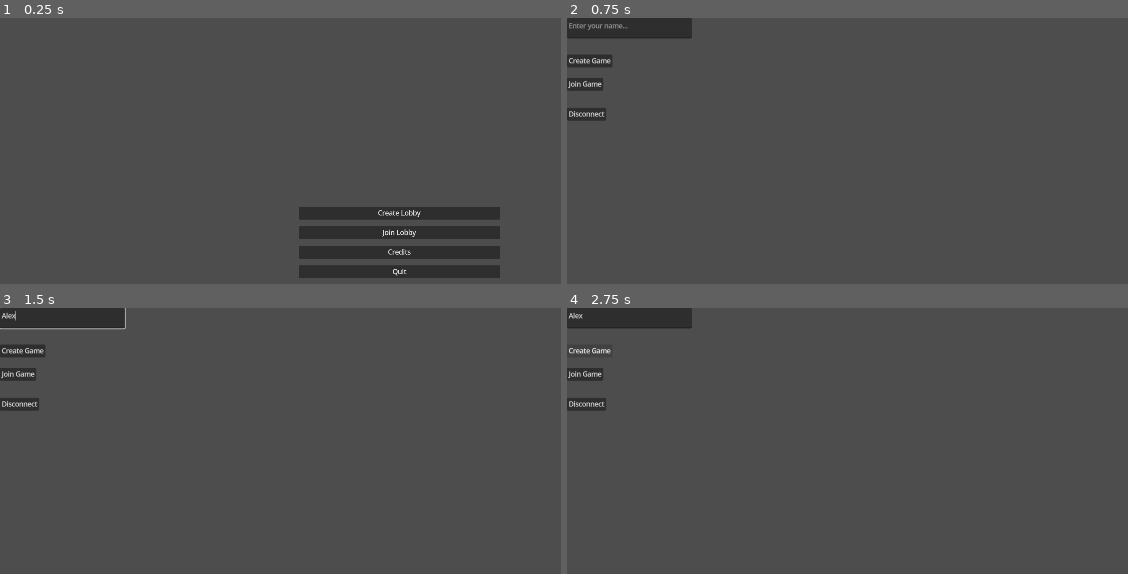
Above: before the commit, frames 1-4 (two rows, left to right).
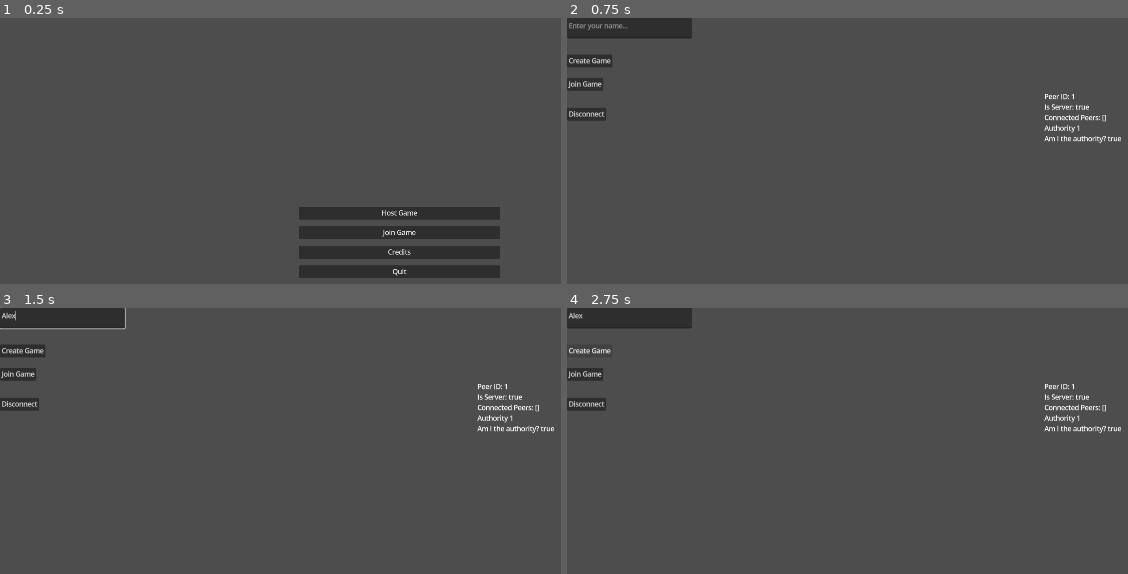
Above: after the commit, the same moments.

Repository: obscurelyme/exo-holdout
Game: Godot game, scene res://scenes/main.tscn
The game is run twice, just before and just after one commit, with the same random seed, the same clock (stepped at 60 frames per second) and the same inputs. The engine's default icon, where the game draws it, is replaced by a stand-in: a white triangle on a blue panel in a dark square.
Inputs (mouse positions are in pixels of both pictures, inside the frame that each line leads up to):
- Up to frame 1 (0.25 s): no input
- Up to frame 2 (0.75 s): click "Create Lobby" (after the commit: "Host Game") at 0.5 s
- Up to frame 3 (1.5 s): click (61, 318) at 1.27 s; type "Alex" at 1.35 s
- Up to frame 4 (2.75 s): click "Create Game" at 2 s

The runs differ from the first frame. In frame 1, 0.2% of the frame differs, in the area x 67-76%, y 72-83%; in frame 2, 0.5%, in the area x 85-99%, y 28-47%; in frame 3, 0.5%; in frame 4, 0.5%.

Commit message:
format

Diff:
--- a/scenes/lobby.tscn
+++ b/scenes/lobby.tscn
@@ -3,6 +3,7 @@
 [ext_resource type="Script" uid="uid://depw51e76qtmd" path="res://scripts/ui/menus/lobby/play_game_passthr.gd" id="1_o1atq"]
 [ext_resource type="Script" uid="uid://dqo11bddvmw7j" path="res://scripts/ui/menus/lobby/player_connected.gd" id="2_5gu6x"]
 [ext_resource type="PackedScene" uid="uid://dfnaetkogcev0" path="res://scenes/ui/lobby/player_name.tscn" id="3_q60fs"]
+[ext_resource type="Script" uid="uid://dvp1eixlhb2jj" path="res://scripts/network/debug/net_debug.gd" id="4_nqcc7"]
 
 [node name="Lobby" type="Control" unique_id=2022957192 node_paths=PackedStringArray("create_game_btn", "join_game_btn", "leave_game_btn", "list", "player_name")]
 layout_mode = 3
@@ -53,3 +54,11 @@
 offset_right = 300.0
 offset_bottom = 49.0
 placeholder_text = "Enter your name..."
+
+[node name="Label" type="Label" parent="." unique_id=517124291]
+layout_mode = 0
+offset_left = 1147.0
+offset_top = 178.0
+offset_right = 1586.0
+offset_bottom = 330.0
+script = ExtResource("4_nqcc7")
--- a/scenes/main.tscn
+++ b/scenes/main.tscn
@@ -35,13 +35,13 @@
 
 [node name="CreateLobby" type="Button" parent="MarginContainer/VBoxContainer" unique_id=127931012]
 layout_mode = 2
-text = "Create Lobby"
+text = "Host Game"
 script = ExtResource("1_jyhfs")
 scene = 1
 
 [node name="JoinLobby" type="Button" parent="MarginContainer/VBoxContainer" unique_id=164982080]
 layout_mode = 2
-text = "Join Lobby"
+text = "Join Game"
 script = ExtResource("1_jyhfs")
 scene = 1
 
--- a/scenes/ui/lobby/player_name.tscn
+++ b/scenes/ui/lobby/player_name.tscn
@@ -1,6 +1,9 @@
 [gd_scene format=3 uid="uid://dfnaetkogcev0"]
+
+[ext_resource type="Script" uid="uid://cf8pfy6dnc03d" path="res://scripts/ui/menus/lobby/net_player_label.gd" id="1_62qsv"]
 
 [node name="PlayerName" type="Label" unique_id=1853576026]
 offset_right = 102.0
 offset_bottom = 22.333334
 text = "Player_Name"
+script = ExtResource("1_62qsv")
--- a/scripts/attributes/health.gd
+++ b/scripts/attributes/health.gd
@@ -15,5 +15,6 @@
 
 var _health: float
 
+
 func _ready() -> void:
 	hit_points = max_health
--- a/scripts/camera/mini_map_cam.gd
+++ b/scripts/camera/mini_map_cam.gd
@@ -4,8 +4,10 @@
 @export var player: Player
 @export var camera_2d: Camera2D
 
+
 func _ready() -> void:
 	world_2d = get_tree().root.world_2d
 
+
 func _physics_process(_delta: float) -> void:
 	camera_2d.position = player.position
--- a/scripts/enemy/enemy_manager.gd
+++ b/scripts/enemy/enemy_manager.gd
@@ -9,9 +9,11 @@
 
 @onready var _timer: Timer = $Timer
 
+
 func _ready() -> void:
 	_timer.timeout.connect(_on_timeout)
 	_parent = get_parent()
+
 
 func _on_timeout() -> void:
 	var new_enemy: GruntEnemy = grunt_enemy.instantiate()
--- a/scripts/enemy/grunt.gd
+++ b/scripts/enemy/grunt.gd
@@ -7,18 +7,24 @@
 @onready var _nav_agent: NavigationAgent2D = $NavigationAgent2D
 @onready var _health_attr: AttributeHealth = $Attributes/Health
 
+
 func _ready() -> void:
 	if not nav_goal:
-		push_warning("No navigation goal found {node}:{id} will not move."
-			.format({"node": name, "id": get_instance_id()}))
+		push_warning(
+			"No navigation goal found {node}:{id} will not move.".format(
+				{"node": name, "id": get_instance_id()}
+			)
+		)
 		return
 
 	_health_attr.depleted.connect(_on_health_depleted, CONNECT_ONE_SHOT)
 	_nav_agent.target_position = nav_goal.global_position
 	_nav_agent.velocity_computed.connect(_on_computed_velocity)
 
+
 func _physics_process(_delta: float) -> void:
 	_navigate_safe()
+
 
 func _navigate_safe() -> void:
 	if _nav_agent.is_navigation_finished():
@@ -28,11 +34,13 @@
 	var next_pos: Vector2 = _nav_agent.get_next_path_position()
 	_nav_agent.velocity = global_position.direction_to(next_pos) * speed
 
+
 func _on_computed_velocity(safe_velocty: Vector2) -> void:
 	velocity = safe_velocty
 	move_and_slide()
 	rotation = lerp_angle(rotation, safe_velocty.angle(), 0.1)
 
+
 ## NOTE: Die when health is gone
 func _on_health_depleted() -> void:
 	queue_free()
--- a/scripts/globals/network_manager.gd
+++ b/scripts/globals/network_manager.gd
@@ -14,9 +14,42 @@
 var player_info: NetPlayer = NetPlayer.new()
 var players: Dictionary[int, NetPlayer] = {}
 
+
 ## Sets the name of the player to be seen by other players on the network
 func set_player_name(net_player_name: String) -> void:
 	player_info.name = net_player_name
+
+
+## Creates a new multiplayer server
+func create_game() -> void:
+	if not is_multiplayer_connected():
+		var peer = ENetMultiplayerPeer.new()
+		peer.set_bind_ip(SERVER_IP)
+		var error = peer.create_server(PORT, MAX_CONNS)
+		if error:
+			push_error("Unable to create multipler server: %d" % error)
+			return
+		multiplayer.multiplayer_peer = peer
+		players[player_info.peer_id] = player_info
+		player_connected.emit(player_info)
+		return
+	push_warning("Cannot host new game while already hosting another")
+
+
+## Joins an existing multiplayer server
+func join_game(
+	address_ip: String = NetworkManager.SERVER_IP, port: int = NetworkManager.PORT
+) -> void:
+	if not is_multiplayer_connected():
+		var peer = ENetMultiplayerPeer.new()
+		var error = peer.create_client(address_ip, port)
+		if error:
+			push_error("Unable to create multipler server: %d" % error)
+			return
+		multiplayer.multiplayer_peer = peer
+		return
+	push_warning("Cannot join a game while connected to another")
+
 
 func _ready() -> void:
 	multiplayer.peer_connected.connect(_on_player_connected)
@@ -25,13 +58,20 @@
 	multiplayer.connection_failed.connect(_on_connected_fail)
 	multiplayer.server_disconnected.connect(_on_server_disconnected)
 
+
 func is_multiplayer_connected() -> bool:
-	return multiplayer.multiplayer_peer.get_connection_status() == MultiplayerPeer.CONNECTION_CONNECTED
+	return (
+		multiplayer.multiplayer_peer.get_connection_status() == MultiplayerPeer.CONNECTION_CONNECTED
+	)
+
 
 func disconnect_from_multiplayer():
 	multiplayer.multiplayer_peer.close()
 	multiplayer.multiplayer_peer = OfflineMultiplayerPeer.new()
+	for player in players:
+		player_disconnected.emit(player)
 	players.clear()
+
 
 @rpc("any_peer", "reliable")
 func _register_player(player_data: Dictionary):
@@ -42,10 +82,12 @@
 	players[new_player_id] = new_player
 	player_connected.emit(new_player)
 
+
 # When a peer connects, send them my player info.
 # This allows transfer of all desired data for each player, not only the unique ID.
 func _on_player_connected(id):
 	_register_player.rpc_id(id, {"name": player_info.name})
+
 
 func _on_player_disconnected(id):
 	players.erase(id)
@@ -63,6 +105,7 @@
 
 
 func _on_server_disconnected():
+	print("Client disconnected from server")
 	disconnect_from_multiplayer()
 	players.clear()
 	server_disconnected.emit()
--- a/scripts/globals/scene_enums.gd
+++ b/scripts/globals/scene_enums.gd
@@ -1,11 +1,6 @@
 extends Node
 
-enum SceneTypes {
-	MAIN,
-	LOBBY,
-	GAME,
-	CREDITS
-}
+enum SceneTypes { MAIN, LOBBY, GAME, CREDITS }
 
 var _scene_map: Dictionary[SceneTypes, String] = {
 	SceneTypes.MAIN: "res://scenes/main.tscn",
@@ -14,5 +9,6 @@
 	SceneTypes.CREDITS: "res://scenes/credits.tscn"
 }
 
+
 func get_scene(scene: SceneTypes) -> String:
 	return _scene_map.get(scene)
--- /dev/null
+++ b/scripts/network/debug/net_debug.gd
@@ -0,0 +1,16 @@
+class_name NetDebugLabel
+extends Label
+
+
+func _process(_delta: float) -> void:
+	if not multiplayer.has_multiplayer_peer():
+		text = "Not connected"
+		return
+
+	var t = ""
+	t += "Peer ID: %s\n" % multiplayer.get_unique_id()
+	t += "Is Server: %s\n" % multiplayer.is_server()
+	t += "Connected Peers: %s\n" % str(multiplayer.get_peers())
+	t += "Authority %s\n" % get_multiplayer_authority()
+	t += "Am I the authority? %s\n" % is_multiplayer_authority()
+	text = t
--- a/scripts/player.gd
+++ b/scripts/player.gd
@@ -14,6 +14,7 @@
 func _process(_delta: float) -> void:
 	velocity = _movement_dir * speed
 
+
 func _physics_process(_delta: float) -> void:
 	# Movement
 	_movement_dir = Input.get_vector("move_left", "move_right", "move_up", "move_down")
@@ -22,9 +23,11 @@
 	look_at(get_global_mouse_position())
 	move_and_slide()
 
+
 func _input(event: InputEvent) -> void:
 	if event.is_action_pressed("special_1"):
 		print("Special Ability #1")
+
 
 func _on_health_depleted() -> void:
 	## TODO: Player should be allowed to spectate other players in the scene while dead
--- a/scripts/projectiles/fire_projectile.gd
+++ b/scripts/projectiles/fire_projectile.gd
@@ -6,8 +6,10 @@
 var _locked: bool = false
 @onready var _timer: Timer = $Timer
 
+
 func _ready() -> void:
 	_timer.timeout.connect(_on_timeout)
+
 
 func _process(_delta: float) -> void:
 	if Input.is_action_pressed("fire") and not _locked:
@@ -18,5 +20,6 @@
 		_locked = true
 		_timer.start()
 
+
 func _on_timeout() -> void:
 	_locked = false
--- a/scripts/projectiles/pulse_beam.gd
+++ b/scripts/projectiles/pulse_beam.gd
@@ -6,9 +6,11 @@
 
 @onready var _timer: Timer = $Timer
 
+
 func _ready() -> void:
 	velocity = Vector2.from_angle(rotation) * speed
 	_timer.timeout.connect(_clean_up, CONNECT_ONE_SHOT)
+
 
 func _physics_process(_delta: float) -> void:
 	var collision = move_and_collide(velocity)
@@ -23,5 +25,6 @@
 		_timer.stop()
 		_clean_up()
 
+
 func _clean_up() -> void:
 	queue_free()
--- a/scripts/spawn_system/spawn_points.gd
+++ b/scripts/spawn_system/spawn_points.gd
@@ -2,6 +2,7 @@
 extends Node2D
 
 var _spawn_points: Array[Marker2D]
+
 
 func _ready() -> void:
 	# TODO(mackenzie): move the randomize() seed to an autoload script,
@@ -15,6 +16,7 @@
 
 	print_debug("Spawn points: %d" % _spawn_points.size())
 
+
 ## Returns a random, known, spawn point
 func get_spawn_point() -> Marker2D:
 	# TODO(mackenzie): perhaps we want some spawn points to be active/inactive?
--- a/scripts/ui/buttons/change_scene_btn.gd
+++ b/scripts/ui/buttons/change_scene_btn.gd
@@ -3,7 +3,10 @@
 
 @export var scene: Scenes.SceneTypes
 
+
 func _ready() -> void:
 	button_up.connect(_handle_pressed)
+
+
 func _handle_pressed() -> void:
 	get_tree().change_scene_to_file(Scenes.get_scene(scene))
--- /dev/null
+++ b/scripts/ui/menus/lobby/net_player_label.gd
@@ -0,0 +1,8 @@
+class_name NetPlayerLabel
+extends Label
+
+var net_player: NetPlayer
+
+
+func _ready() -> void:
+	text = net_player.name
--- a/scripts/ui/menus/lobby/play_game_passthr.gd
+++ b/scripts/ui/menus/lobby/play_game_passthr.gd
@@ -9,40 +9,26 @@
 
 
 func _ready() -> void:
-	create_game_btn.button_up.connect(create_game, CONNECT_ONE_SHOT)
+	create_game_btn.button_up.connect(create_game)
 	join_game_btn.button_up.connect(join_game)
 	leave_game_btn.button_up.connect(leave_game)
 	player_name.text_changed.connect(_on_text_changed)
 
 
-## Creates a new multiplayer server
 func create_game() -> void:
-	if player_name.text:
-		var peer = ENetMultiplayerPeer.new()
-		peer.set_bind_ip(NetworkManager.SERVER_IP)
-		var error = peer.create_server(NetworkManager.PORT, NetworkManager.MAX_CONNS)
-		if error:
-			push_error("Unable to create multipler server: %d" % error)
-			return
-		multiplayer.multiplayer_peer = peer
-		NetworkManager.players[0] = NetworkManager.player_info
-		NetworkManager.player_connected.emit(NetworkManager.player_info)
+	NetworkManager.create_game()
 
 
-## Joins an existing multiplayer server
-func join_game(address_ip: String = NetworkManager.SERVER_IP,
-	port: int = NetworkManager.PORT) -> void:
-	if player_name.text:
-		var peer = ENetMultiplayerPeer.new()
-		var error = peer.create_client(address_ip, port)
-		if error:
-			push_error("Unable to create multipler server: %d" % error)
-			return
-		multiplayer.multiplayer_peer = peer
+func join_game(
+	address_ip: String = NetworkManager.SERVER_IP, port: int = NetworkManager.PORT
+) -> void:
+	NetworkManager.join_game(address_ip, port)
+
 
 func leave_game() -> void:
 	if NetworkManager.is_multiplayer_connected():
 		NetworkManager.disconnect_from_multiplayer()
 
+
 func _on_text_changed():
 	NetworkManager.set_player_name(player_name.text)
--- a/scripts/ui/menus/lobby/player_connected.gd
+++ b/scripts/ui/menus/lobby/player_connected.gd
@@ -1,6 +1,7 @@
 extends Node
 
 @export var player_name: PackedScene
+
 
 # Called when the node enters the scene tree for the first time.
 func _ready() -> void:
@@ -9,11 +10,9 @@
 
 
 func _on_player_connected(player_info: NetPlayer) -> void:
-	print("Player joined")
-	var player_name_label: Label = player_name.instantiate()
-	player_name_label.text = "{name}-{id}".format(
-		{"name": player_info.name, "id": player_info.peer_id}
-	)
+	print("Player joined %d" % player_info.peer_id)
+	var player_name_label: NetPlayerLabel = player_name.instantiate()
+	player_name_label.net_player = player_info
 	add_child(player_name_label)
 
 
@@ -21,8 +20,8 @@
 	print("%d" % peer_id)
 	var s: Node
 	for child_node in get_children():
-		if child_node is Label:
-			if child_node.text.contains("%d" % peer_id):
+		if child_node is NetPlayerLabel:
+			if child_node.net_player.peer_id == peer_id:
 				s = child_node
 	if s:
 		remove_child(s)
--- /dev/null
+++ b/scripts/ui/menus/main/create_game_btn.gd
@@ -0,0 +1,7 @@
+class_name CreateGameBtn
+extends ChangeSceneBtn
+
+
+func _ready() -> void:
+	NetworkManager.host_game()
+	super._ready()
--- a/scripts/ui/menus/main/quit_btn.gd
+++ b/scripts/ui/menus/main/quit_btn.gd
@@ -5,5 +5,6 @@
 func _ready() -> void:
 	button_up.connect(_handle_pressed)
 
+
 func _handle_pressed() -> void:
 	get_tree().quit()
Not shown, added: scripts/network/debug/net_debug.gd.uid
Not shown, added: scripts/ui/menus/lobby/net_player_label.gd.uid
Not shown, added: scripts/ui/menus/main/create_game_btn.gd.uid
